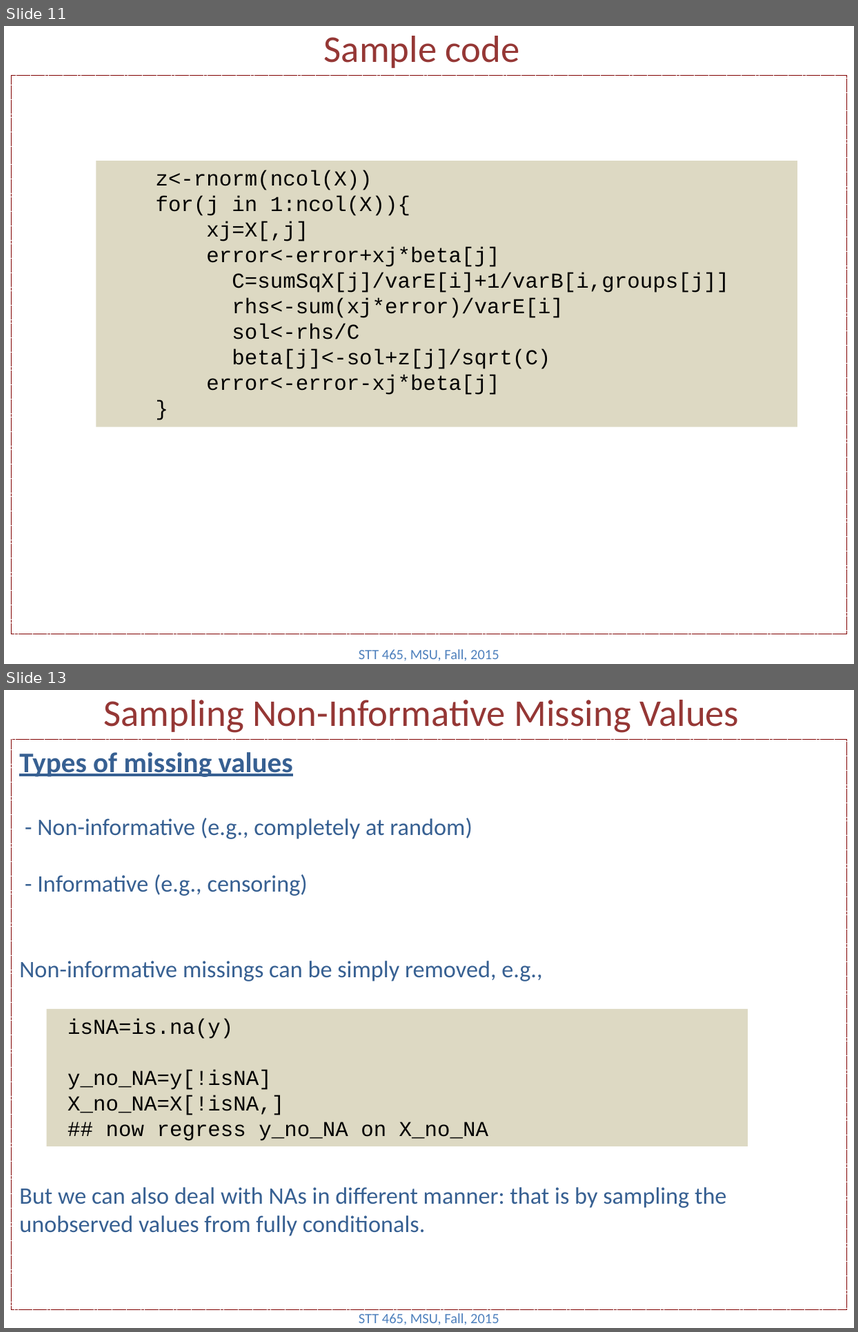
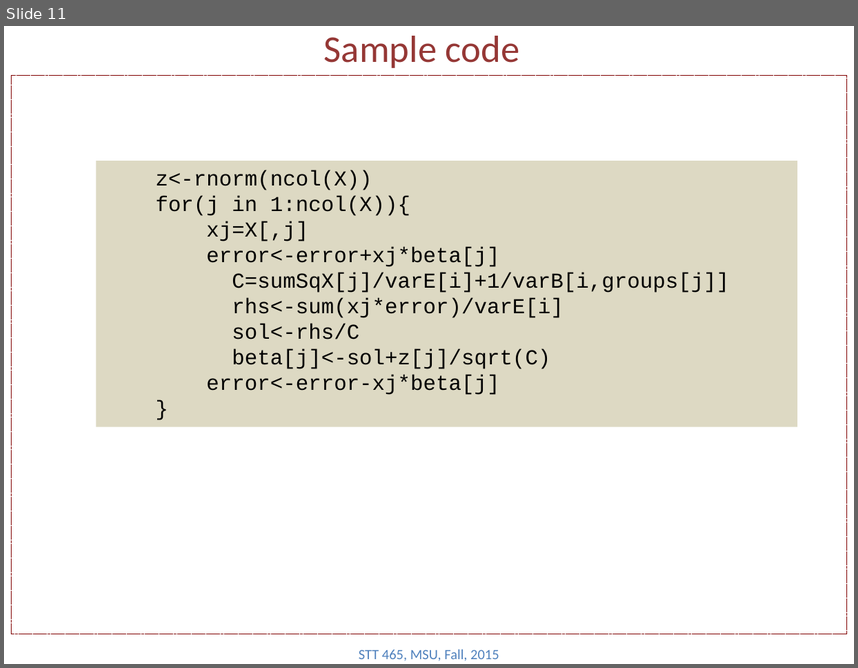
Before and after one commit to Boukos/STT465, a slide deck: STT465_13.pptx. Shown one above the other, each under a label of ours: slides 11 and 13 before the commit, slide 11 after it; the slides between them are not shown. The pictures are 858x1332 and 858x668 pixels, drawn with LibreOffice and Linux fonts; fonts in the diff are those of the drawing. Boxes give left, top, right and bottom in pixels: in the first picture for what was removed or moved away, otherwise in the second. Text is boxed around its words. In the diff, an @@ line names an element or a change of style, - is before the commit and + after.

Commit message:
updating slides 13

```diff
--- a/STT465_13.pptx
+++ b/STT465_13.pptx
@@ slide 13 removed at (4,690,854,1328), background #FFFFFF @@
@@ title removed at (104,700,739,733) @@
-Sampling Non-Informative Missing Values
@@ rectangle removed at (11,739,846,1309) @@
-Types of missing values
-- Non-informative (e.g., completely at random)
-- Informative (e.g., censoring)
-Non-informative missings can be simply removed, e.g.,
-But we can also deal with NAs in different manner: that is by sampling the unobserved values from fully conditionals.
@@ rectangle removed at (47,1009,748,1147) @@
-isNA=is.na(y)
-y_no_NA=y[!isNA]
-X_no_NA=X[!isNA,]
-## now regress y_no_NA on X_no_NA
@@ text removed at (359,1312,499,1325) @@
-STT 465, MSU, Fall, 2015
```
Also in this commit, not shown: 2 slides changed, 10 slides added.
